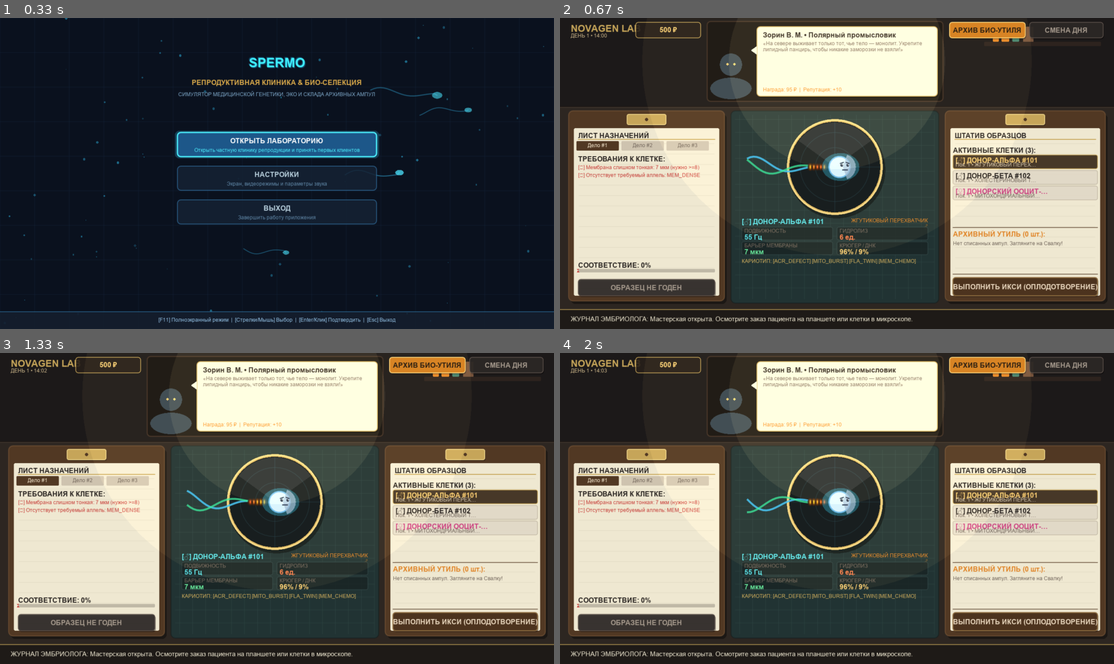
Above: before the commit, frames 1-4 (two rows, left to right).
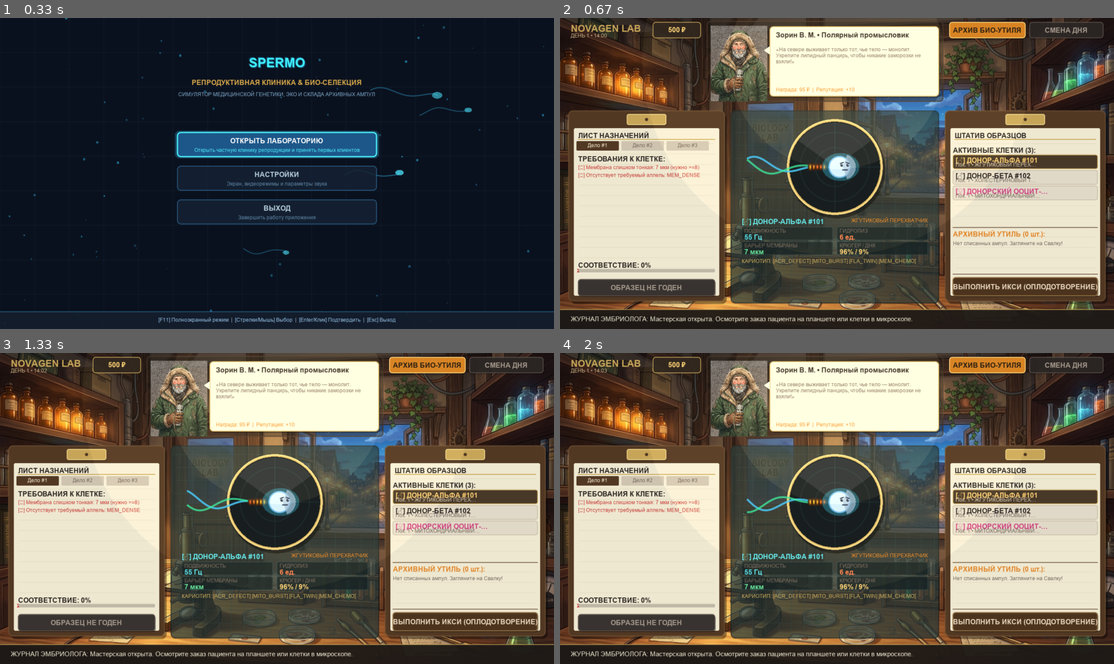
Above: after the commit, the same moments.

Repository: Sol1dGus/Spermo
Game: LÖVE game, started from main.lua
The game is run twice, just before and just after one commit, with the same random seed, the same clock (stepped at 60 frames per second) and the same inputs.
Inputs (mouse positions are in pixels of both pictures, inside the frame that each line leads up to):
- Up to frame 1 (0.33 s): no input
- Up to frame 2 (0.67 s): tap Enter at 0.33 s
- Up to frame 3 (1.33 s): hold F11 0.67-1.13 s; hold Up 0.67-1.13 s; move the mouse to (454, 499) at 0.7 s
- Up to frame 4 (2 s): no input

Frame 1 is identical in both runs. In frame 2, 23% of the frame differs, in the area x 0-100%, y 0-94%; in frame 3, 23%; in frame 4, 23%.

Commit message:
Generate and integrate AI-generated Ghibli/ReStory lab background and visual novel client sprites

Diff:
--- a/src/engine/assets.lua
+++ b/src/engine/assets.lua
@@ -22,19 +22,37 @@
 end
 
 function assets.get_background(name)
-    local path = "assets/backgrounds/" .. name .. ".png"
-    return assets.load_image(path)
+    local png_path = "assets/backgrounds/" .. name .. ".png"
+    local img = assets.load_image(png_path)
+    if img then return img end
+    local jpg_path = "assets/backgrounds/" .. name .. ".jpg"
+    return assets.load_image(jpg_path)
 end
 
 function assets.get_client_portrait(client_id)
     if not client_id then return nil end
-    local path = "assets/clients/" .. client_id .. ".png"
-    return assets.load_image(path)
+    local png_path = "assets/clients/" .. client_id .. ".png"
+    local img = assets.load_image(png_path)
+    if img then return img end
+    local jpg_path = "assets/clients/" .. client_id .. ".jpg"
+    img = assets.load_image(jpg_path)
+    if img then return img end
+
+    -- Поиск по базовому шаблону (например, order_sprinter_coach_482 -> order_sprinter_coach)
+    local base_id = client_id:match("^(.-)_[0-9]+$")
+    if base_id then
+        return assets.get_client_portrait(base_id)
+    end
+
+    return nil
 end
 
 function assets.get_prop(name)
-    local path = "assets/props/" .. name .. ".png"
-    return assets.load_image(path)
+    local png_path = "assets/props/" .. name .. ".png"
+    local img = assets.load_image(png_path)
+    if img then return img end
+    local jpg_path = "assets/props/" .. name .. ".jpg"
+    return assets.load_image(jpg_path)
 end
 
 return assets
--- a/src/engine/clinic.lua
+++ b/src/engine/clinic.lua
@@ -100,6 +100,7 @@
             local t = table.remove(pool, idx)
             table.insert(orders, {
                 id = t.id .. "_" .. math.random(100, 999),
+                template_id = t.id,
                 client_name = t.client_name,
                 title = t.title,
                 category = t.category,
--- a/src/states/lab_state.lua
+++ b/src/states/lab_state.lua
@@ -127,13 +127,13 @@
 
     -- Касса / Бюджет
     love.graphics.setColor(0.15, 0.12, 0.10, 0.9)
-    love.graphics.rectangle("fill", 175, 10, 150, 36, 6, 6)
+    love.graphics.rectangle("fill", 215, 10, 110, 36, 6, 6)
     love.graphics.setColor(theme.brass_metal)
     love.graphics.setLineWidth(1)
-    love.graphics.rectangle("line", 175, 10, 150, 36, 6, 6)
+    love.graphics.rectangle("line", 215, 10, 110, 36, 6, 6)
     love.graphics.setFont(fonts.bold)
     love.graphics.setColor(theme.lamp_warm)
-    love.graphics.printf((session.data and session.data.funds or 0) .. " ₽", 175, 18, 150, "center")
+    love.graphics.printf((session.data and session.data.funds or 0) .. " ₽", 215, 18, 110, "center")
 
     -- Кнопка "На Био-Свалку"
     theme.draw_button("АРХИВ БИО-УТИЛЯ", 900, 10, 175, 36, false, "amber")
@@ -146,10 +146,10 @@
     local win_w = 545
     local win_h = 185
 
-    -- Рама окна мастерской
-    love.graphics.setColor(0.08, 0.07, 0.06, 0.9)
+    -- Рама окна мастерской (полупрозрачная, чтобы был виден вечерний город за окном)
+    love.graphics.setColor(0.08, 0.07, 0.06, 0.4)
     love.graphics.rectangle("fill", win_x, win_y, win_w, win_h, 8, 8)
-    love.graphics.setColor(0.24, 0.18, 0.14, 1.0)
+    love.graphics.setColor(0.24, 0.18, 0.14, 0.8)
     love.graphics.setLineWidth(2)
     love.graphics.rectangle("line", win_x, win_y, win_w, win_h, 8, 8)
 
@@ -157,33 +157,36 @@
         -- Портрет персонажа (если есть арт в assets/clients/ или процедурный силуэт)
         local custom_portrait = assets.get_client_portrait(order.id)
         if custom_portrait then
+            local pw = custom_portrait:getWidth()
+            local ph = custom_portrait:getHeight()
+            local target_h = win_h - 10
+            local scale = target_h / ph
+            local target_w = pw * scale
+            local px = win_x + 8
+            local py = win_y + (win_h - target_h)
+
             love.graphics.setColor(1, 1, 1, 1)
-            love.graphics.draw(custom_portrait, win_x + 10, win_y + 10, 0, 160 / custom_portrait:getWidth(), 160 / custom_portrait:getHeight())
+            love.graphics.draw(custom_portrait, px, py, 0, scale, scale)
         else
             -- Процедурный силуэт клиента у стойки
             local sil_cx = win_x + 55
             local sil_cy = win_y + 115
             love.graphics.setColor(0.22, 0.28, 0.32, 0.95)
-            -- Плечи
             love.graphics.ellipse("fill", sil_cx, sil_cy + 40, 48, 25)
-            -- Голова
             love.graphics.circle("fill", sil_cx, sil_cy - 15, 26)
-            -- Глаза / Аксессуар в зависимости от типа
             love.graphics.setColor(theme.lamp_warm)
             if order.is_illegal then
-                -- Биохакер в кибер-очках
                 love.graphics.rectangle("fill", sil_cx - 16, sil_cy - 20, 32, 8, 2, 2)
             else
-                -- Обычный клиент
                 love.graphics.circle("fill", sil_cx - 8, sil_cy - 16, 3)
                 love.graphics.circle("fill", sil_cx + 8, sil_cy - 16, 3)
             end
         end
 
         -- Облачко реплики клиента (Speech bubble)
-        local bx = win_x + 115
+        local bx = win_x + 145
         local by = win_y + 12
-        local bw = win_w - 128
+        local bw = win_w - 155
         local bh = win_h - 24
 
         -- Тень облачка
@@ -209,7 +212,7 @@
         -- Цитата / реплика диалога
         love.graphics.setFont(fonts.small)
         love.graphics.setColor(theme.ink_muted)
-        love.graphics.printf(order.dialogue, bx + 14, by + 32, bw - 28, "left")
+        love.graphics.printf(order.dialogue, bx + 14, by + 46, bw - 28, "left")
 
         -- Гонорар за заказ
         love.graphics.setFont(fonts.small)
@@ -224,11 +227,37 @@
 
 -- ==================== 3. СТОЛЕШНИЦА ВЕРСТАКА ====================
 function lab_state:draw_workbench_surface()
+    local custom_bg = assets.get_background("lab_desk")
+    local mx = 395
+    local my = 215
+    local mw = 480
+    local mh = 445
+
+    if custom_bg then
+        -- Стол уже нарисован на фоне! Рисуем полупрозрачный мат для окуляра и инструментов по центру:
+        love.graphics.setColor(theme.desk_mat[1], theme.desk_mat[2], theme.desk_mat[3], 0.72)
+        love.graphics.rectangle("fill", mx, my, mw, mh, 10, 10)
+        love.graphics.setColor(0.08, 0.12, 0.12, 0.6)
+        love.graphics.setLineWidth(2)
+        love.graphics.rectangle("line", mx, my, mw, mh, 10, 10)
+
+        -- Сетка
+        love.graphics.setColor(theme.desk_grid)
+        love.graphics.setLineWidth(1)
+        for gx = mx + 20, mx + mw - 10, 30 do
+            love.graphics.line(gx, my + 10, gx, my + mh - 10)
+        end
+        for gy = my + 20, my + mh - 10, 30 do
+            love.graphics.line(mx + 10, gy, mx + mw - 10, gy)
+        end
+        return
+    end
+
     local dy = 205
     local dw = 1280
     local dh = 515
 
-    -- Массивный дубовый верстак
+    -- Массивный дубовый верстак (процедурный фоллбек)
     love.graphics.setColor(theme.bg_desk)
     love.graphics.rectangle("fill", 0, dy, dw, dh)
 
@@ -238,12 +267,7 @@
     love.graphics.setColor(0.24, 0.20, 0.17, 1)
     love.graphics.line(0, dy + 2, dw, dy + 2)
 
-    -- Большой темный коврик для точных работ по центру (Cutting/diagnostic mat)
-    local mx = 395
-    local my = dy + 10
-    local mw = 480
-    local mh = 445
-
+    -- Большой темный коврик для точных работ по центру
     love.graphics.setColor(theme.desk_mat)
     love.graphics.rectangle("fill", mx, my, mw, mh, 10, 10)
     love.graphics.setColor(0.08, 0.12, 0.12, 0.6)
Binary file added: assets/backgrounds/lab_desk.jpg
Binary file added: assets/backgrounds/lab_desk.png
Binary file added: assets/clients/order_biohacker_crow.jpg
Binary file added: assets/clients/order_biohacker_crow.png
Binary file added: assets/clients/order_polar_hunter.png
Binary file added: assets/clients/order_sokolov.png
Binary file added: assets/clients/order_sprinter_coach.png
Binary file added: screenshot_with_ai_art.png
Binary file added: screenshot_with_character.png
